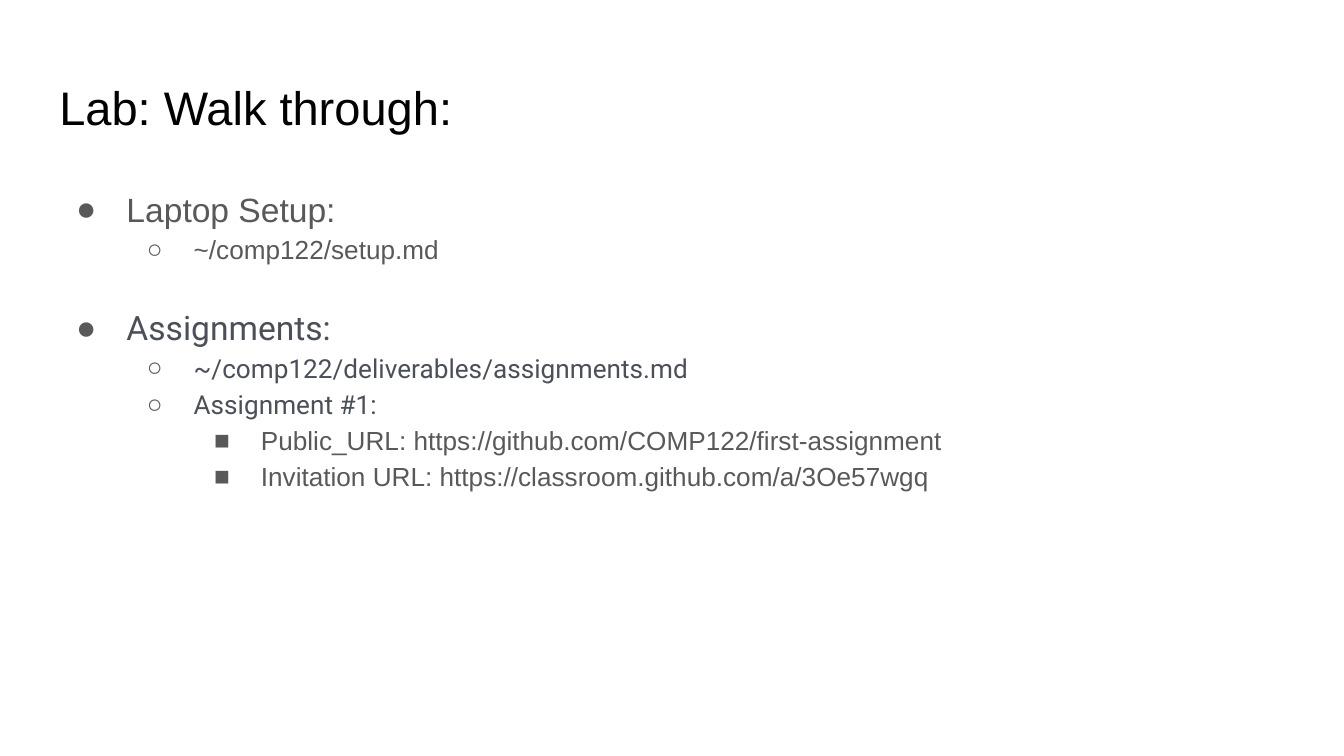
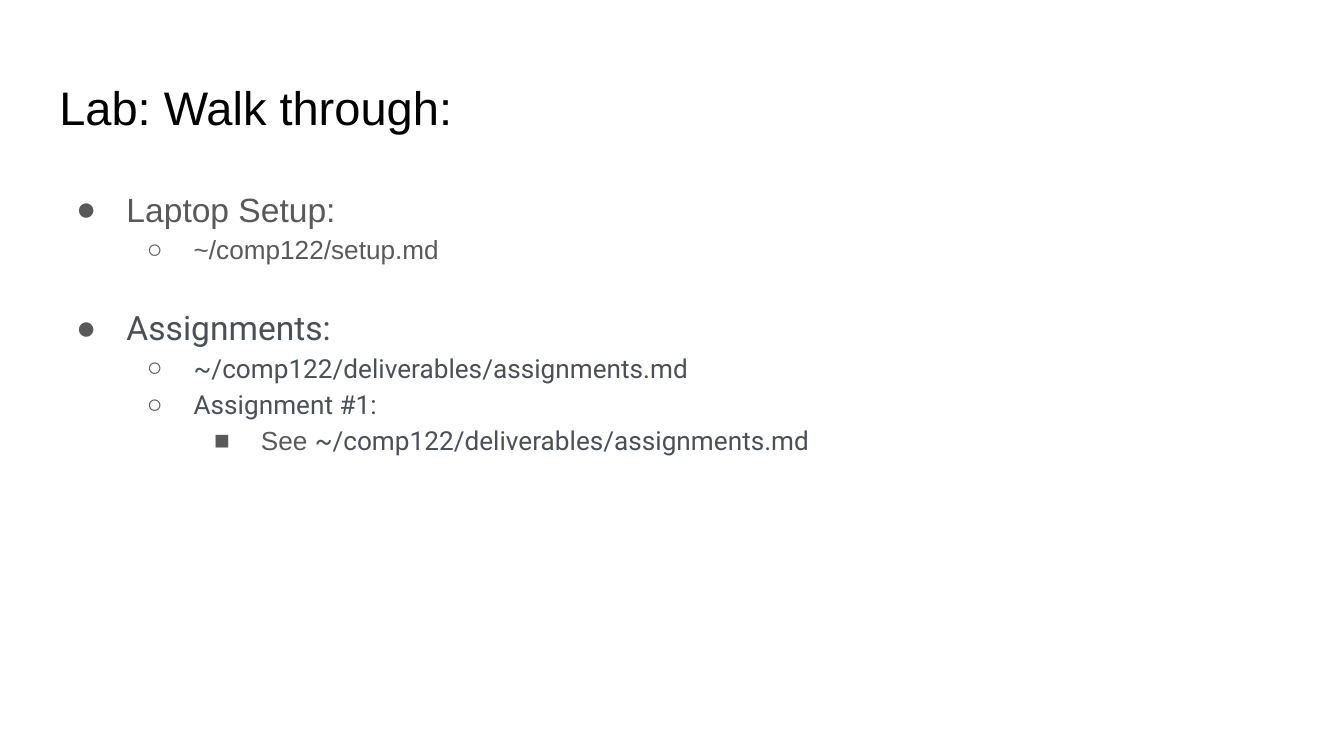
Before and after one commit to COMP122/comp122-f24, a slide deck: slide 7 of administrative/slide_presentations/.hidden/day1_agenda.pptx. Drawn at 1344x756 pixels with LibreOffice and Linux fonts; fonts in the diff are those of the drawing. Boxes give left, top, right and bottom in pixels: in the first picture for what was removed or moved away, otherwise in the second. Text is boxed around its words. In the diff, an @@ line names an element or a change of style, - is before the commit and + after.

```diff
--- a/administrative/slide_presentations/.hidden/day1_agenda.pptx
+++ b/administrative/slide_presentations/.hidden/day1_agenda.pptx
@@ text at (261,430,809,456): text changed; font Arial to Roboto; text colour #595959 to #4B4F58 @@
-    ■ Public_URL: https://github.com/COMP122/first-assignment
-    ■ Invitation URL: https://classroom.github.com/a/3Oe57wgq
+    ■ See ~/comp122/deliverables/assignments.md
```
Also in this commit, not shown: 4 other slides changed, 1 other file.
